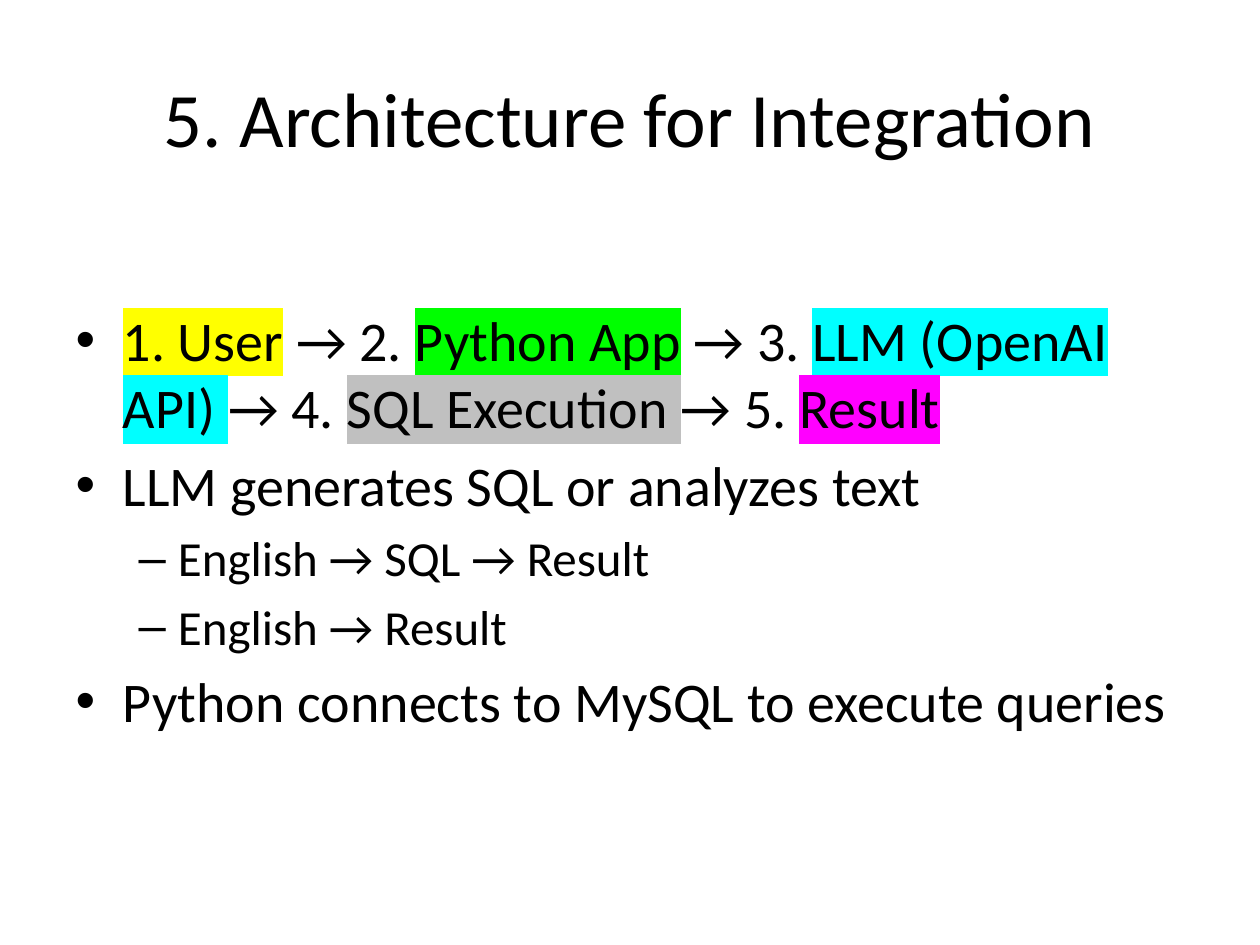
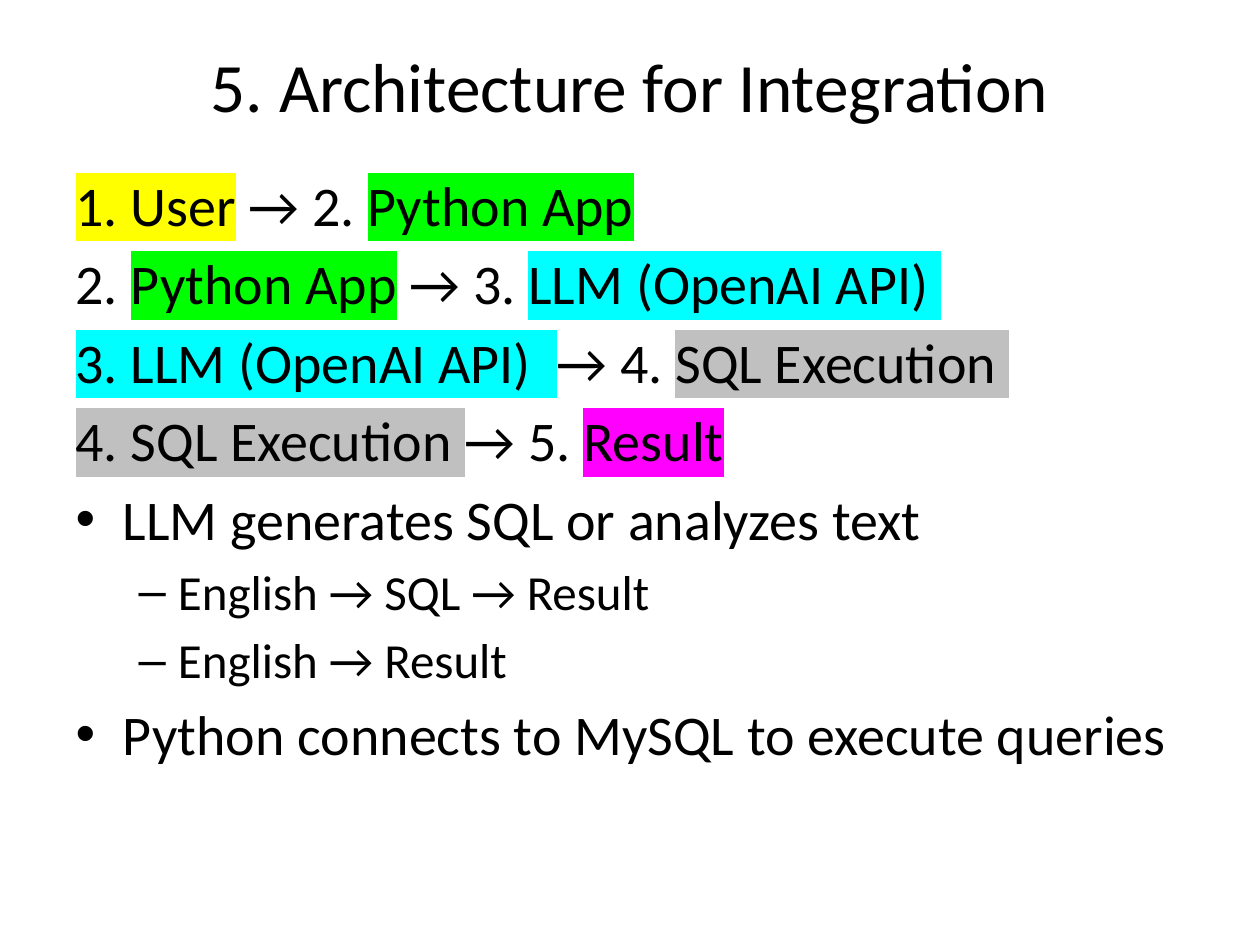
Before and after one commit to mahmoudparsian/data-warehousing, a slide deck: slide 11 of syllabus/week-11_LLM_SQL_integration/MySQL_LLM_Integration_Slides.pptx (slide 7 before the commit). Drawn at 1260x945 pixels with LibreOffice and Linux fonts; fonts in the diff are those of the drawing. Boxes give left, top, right and bottom in pixels: in the first picture for what was removed or moved away, otherwise in the second. Text is boxed around its words. In the diff, an @@ line names an element or a change of style, - is before the commit and + after.

```diff
--- a/syllabus/week-11_LLM_SQL_integration/MySQL_LLM_Integration_Slides.pptx
+++ b/syllabus/week-11_LLM_SQL_integration/MySQL_LLM_Integration_Slides.pptx
@@ title "5. Architecture for Integration" at [211, 64, 1048, 124]: size 44 to 39.6 pt @@
@@ text "1. User → 2. Python ...": place and size @@
-text "1. User → 2. Python ..." at [123, 320, 1166, 731]
+text "1. User → 2. Python ..." at [76, 187, 1166, 764]
@@ text at [76, 187, 996, 469]: text changed @@
-• 1. User → 2. Python App → 3. LLM (OpenAI API) → 4. SQL Execution → 5. Result
+1. User → 2. Python App
+2. Python App → 3. LLM (OpenAI API)
+3. LLM (OpenAI API) → 4. SQL Execution
+4. SQL Execution → 5. Result
```
Also in this commit, not shown: 6 other slides changed, 4 slides added, 4 other files.
